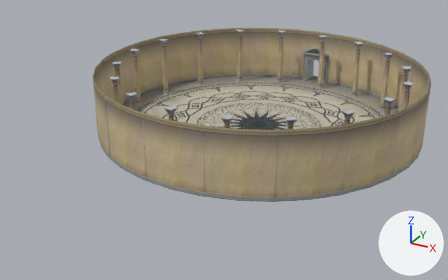
The OBJ model 3D Obj/Spawn_4.obj: old version first, new version second.
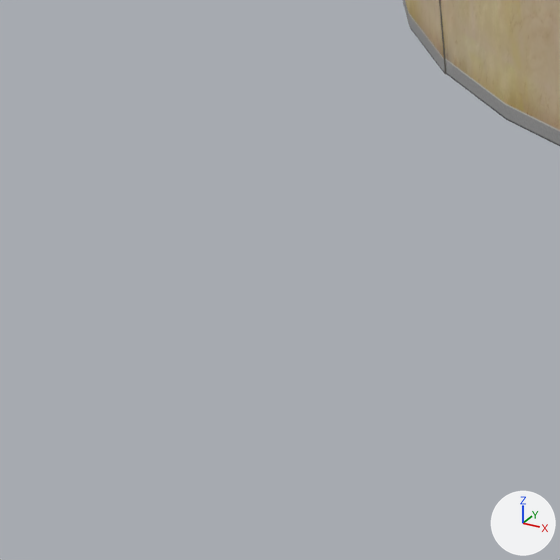
Each version appears first whole from a 50 mm lens placed at (9.67, -21.1, 10.72), pointed at (-1.78, -0.29, 0.31), and next in a close-up on the part from 0% to 31% of the width and 50% to 100% of the height. Every picture has the same lights, and +X, +Y and +Z are marked at lower right. Where no turn or scale is listed for an object, it has been applied to the vertices. Vertices at the same position are counted once.

Names of what the first close-up shows: 'Spawn_4'.
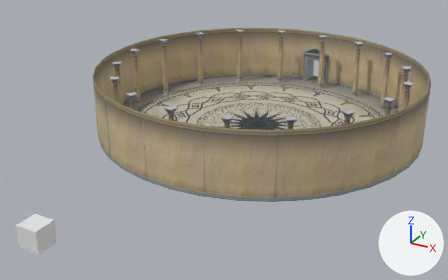
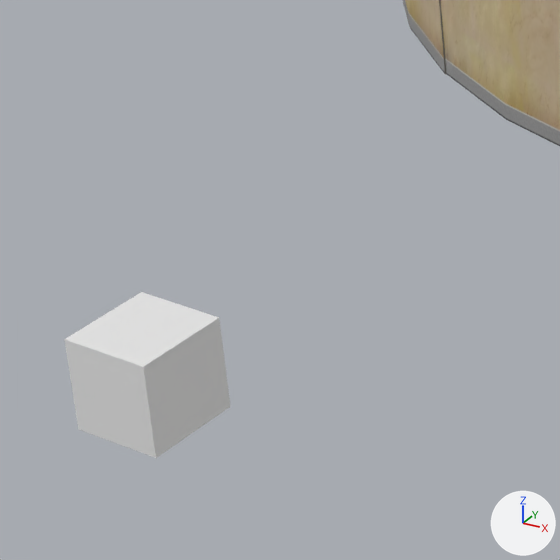
The newer file is also rescaled (x2.384), turned or shifted as a whole; pictures and numbers use the older file's frame.

Boxes [x1, y1, x2, y2] around the edits, measured in the close-ups (560 x 560 px):
'Spawn_4', reshaped
    before: [403, 0, 560, 146]
    after: [64, 0, 560, 458]
part 1 of me_spawn_4, added
    after: [64, 292, 231, 458]

Edits to the bpy script that builds the scene:
```text
Add mat_wire_028149177:
    mat_wire_028149177 = principled_material('wire_028149177')
    mat_wire_028149177.base_color = (0.8, 0.8, 0.8)  # white #e7e7e7
    mat_wire_028149177.roughness = 1.0
Add mat_wire_088088225:
    mat_wire_088088225 = principled_material('wire_088088225')
    mat_wire_088088225.base_color = (0.8, 0.8, 0.8)  # white #e7e7e7
    mat_wire_088088225.roughness = 1.0
Change me_spawn_4:
    used by ob_spawn_4; location = (0.0, 0.0, 0.0)
    remove me_spawn_4.from_pydata(...)  # 7043 vertices, 13839 faces; spans x -8.8..5.6, y -4.5..10.6, z 0.0..2.8
    add me_spawn_4.from_pydata(...)  # 7058 vertices, 13863 faces; spans x -8.8..5.6, y -9.9..10.6, z 0.0..2.8
    me_spawn_4 part 1: a new loose piece of 15 vertices spanning x -3.7..-2.9, y -9.9..-9.1, z 0.0..0.8
    add me_spawn_4.materials.append(mat_wire_028149177)  # white #e7e7e7
    add me_spawn_4.materials.append(mat_wire_088088225)  # white #e7e7e7
```
